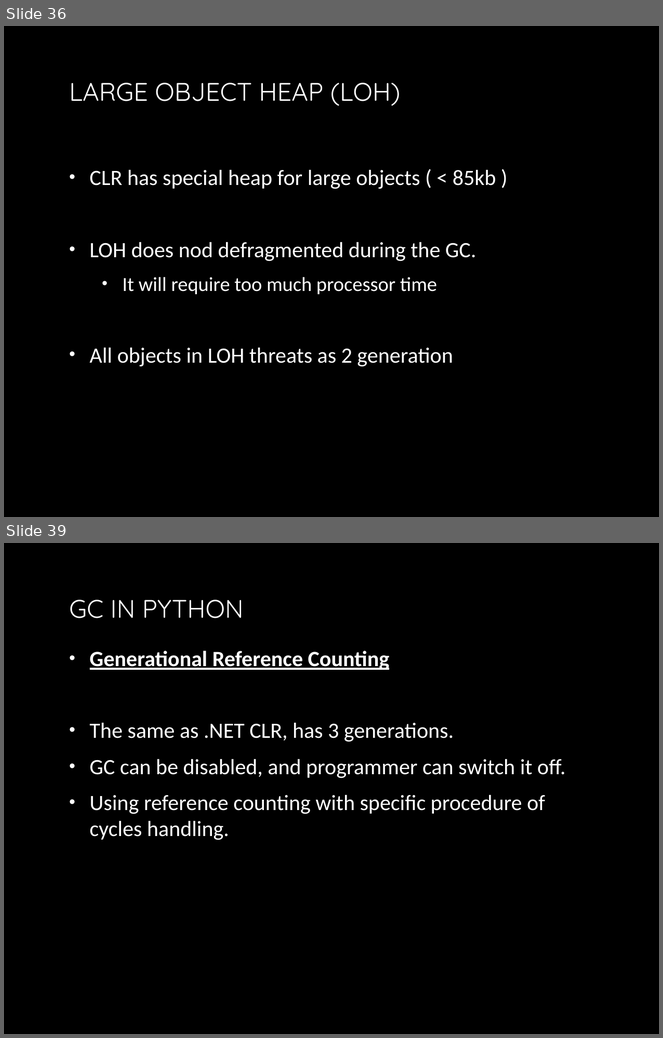
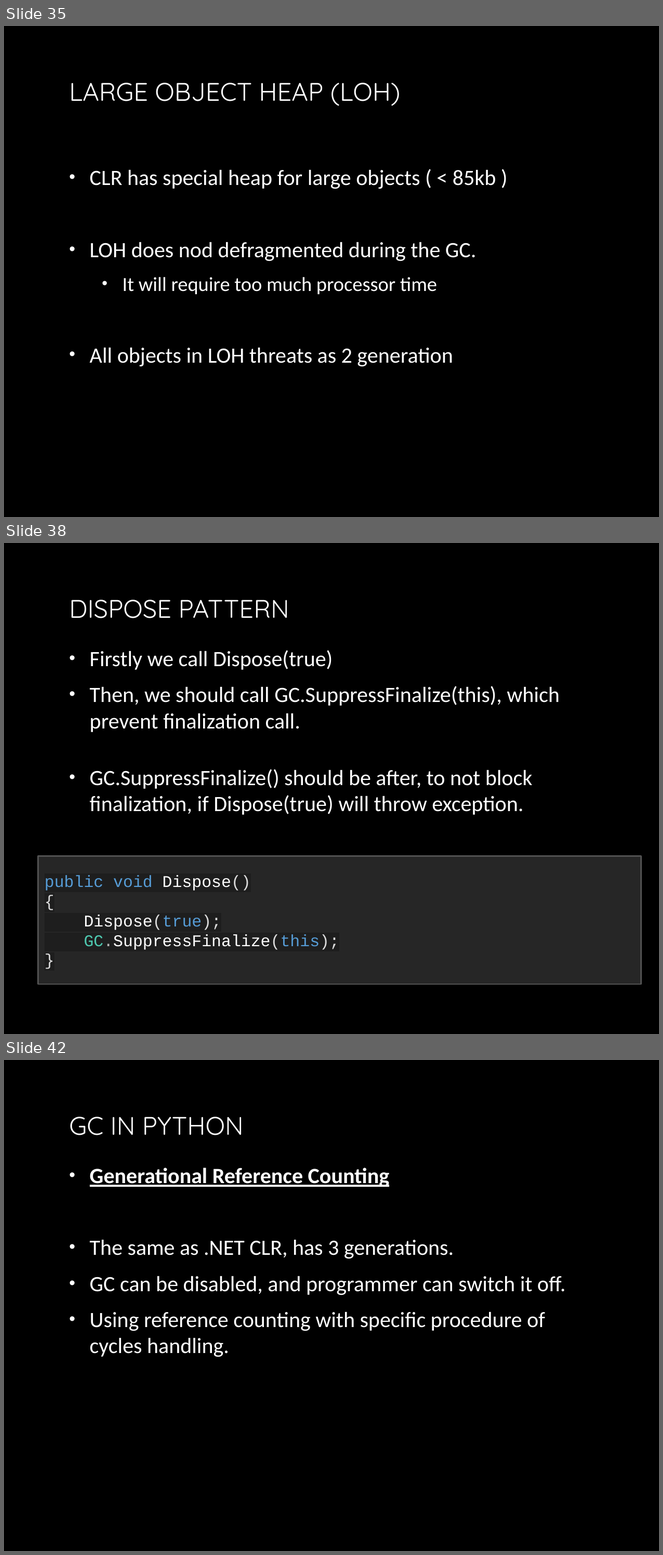
Before and after one commit to yuriyshapovalov/slides, a slide deck: ppt/Garbage collection in dotnet.pptx. Shown one above the other, each under a label of ours: slides 36 and 39 before the commit, slides 35, 38 and 42 after it; the slides between them are not shown. The pictures are 663x1038 and 663x1555 pixels, drawn with LibreOffice and Linux fonts; fonts in the diff are those of the drawing; background and template pictures are left out. Boxes give left, top, right and bottom in pixels: in the first picture for what was removed or moved away, otherwise in the second. Text is boxed around its words. In the diff, an @@ line names an element or a change of style, - is before the commit and + after.

```diff
--- a/ppt/Garbage collection in dotnet.pptx
+++ b/ppt/Garbage collection in dotnet.pptx
@@ slide 38 added at [4,543,659,1034], background picture (left out) @@
@@ title added at [69,600,289,618], 28 pt, text gradient #FFFFFF to #BFBFBF @@
+DISPOSE PATTERN
@@ text added at [90,650,559,815], 24 pt, text gradient #FFFFFF to #BFBFBF @@
+• Firstly we call Dispose(true)
+• Then, we should call GC.SuppressFinalize(this), which prevent finalization call.
+• GC.SuppressFinalize() should be after, to not block finalization, if Dispose(true) will throw exception.
@@ rectangle added at [38,856,642,984], fill #262626, outline #525252 1.5 pt, 18 pt, text #FFFFFF @@
+public void Dispose()
+{
+Dispose(true);
+GC.SuppressFinalize(this);
+}
@@ what was slide 36 is now slide 35 @@
@@ what was slide 39 is now slide 42 @@
```
Also in this commit, not shown: 3 slides changed, 3 other slides added, 1 slide removed.
